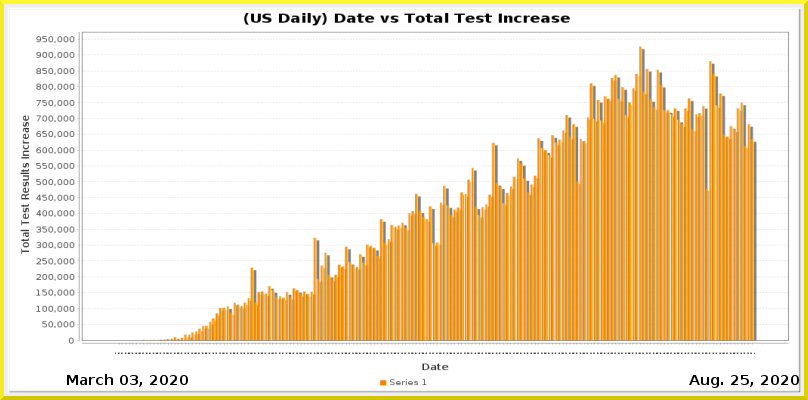
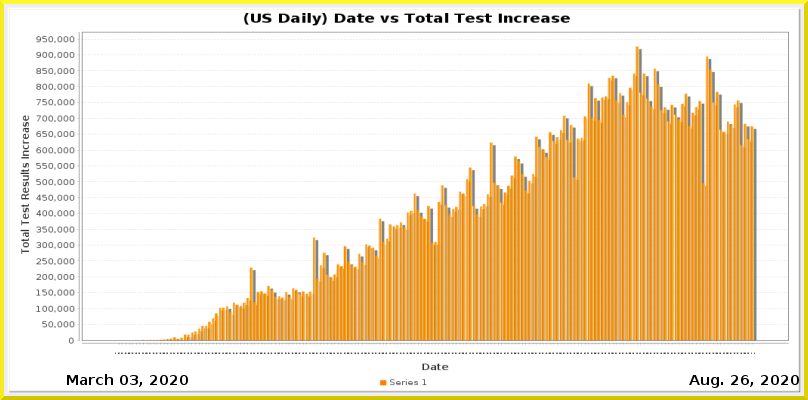
Layer changes from the first 808×400 image to the second:
painted on "Current Date" over [741,375,749,385]
painted on "Date_vs_TestIncrease.png" over [36,46,789,354]
